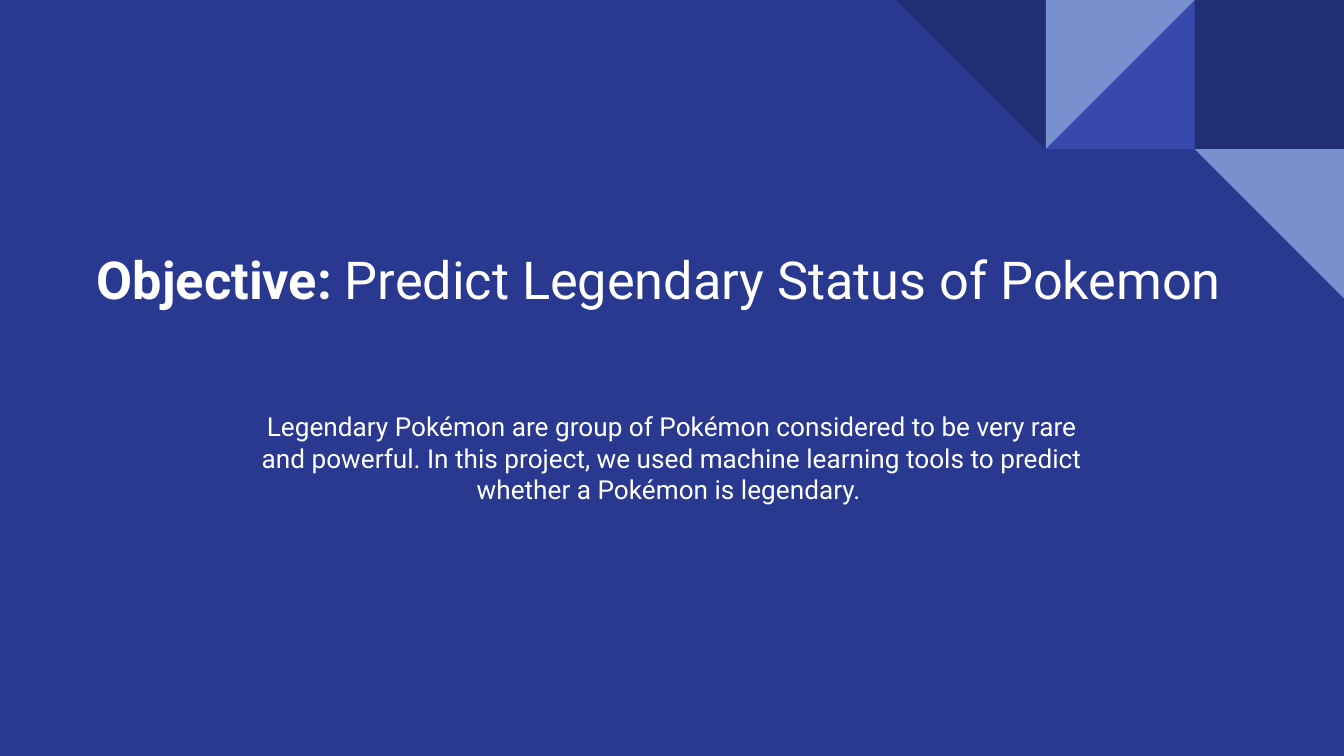
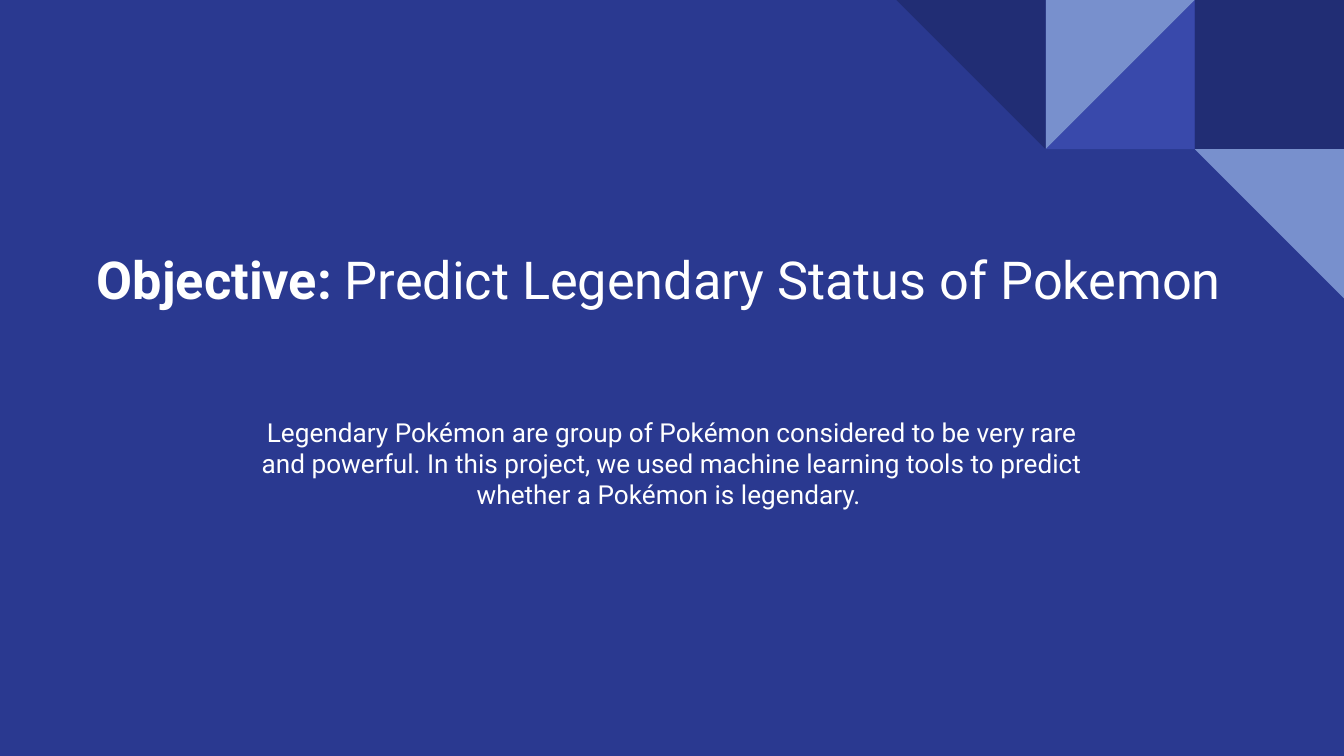
Before and after one commit to kieranmcaleer/poke-ML, a slide deck: slide 2 of Predicting Poke Legends .pptx. Drawn at 1344x756 pixels with LibreOffice and Linux fonts; fonts in the diff are those of the drawing. Boxes give left, top, right and bottom in pixels: in the first picture for what was removed or moved away, otherwise in the second. Text is boxed around its words. In the diff, an @@ line names an element or a change of style, - is before the commit and + after.

Commit message:
Fine Tuned Final project

```diff
--- a/Predicting Poke Legends .pptx
+++ b/Predicting Poke Legends .pptx
@@ text "Legendary Pokémon are group of ...": place and size @@
-text "Legendary Pokémon are group of ..." at <box>262,416,1081,505</box>
+text "Legendary Pokémon are group of ..." at <box>262,422,1081,510</box>
```
Also in this commit, not shown: 3 other slides changed, 3 other files.
